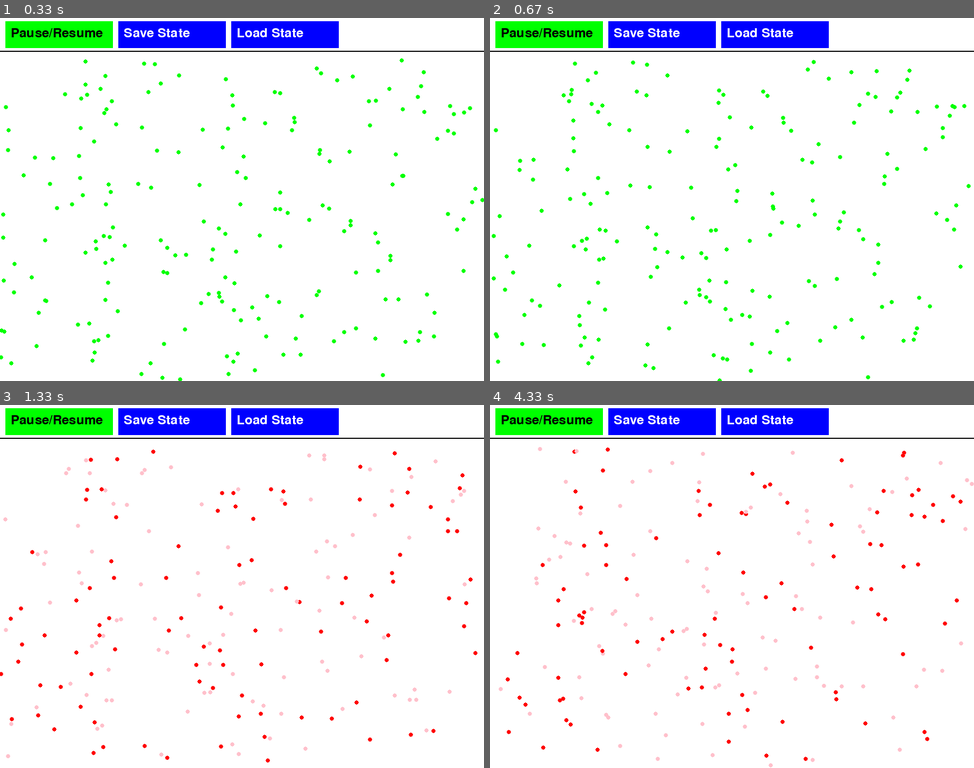
Above: before the commit, frames 1-4 (two rows, left to right).
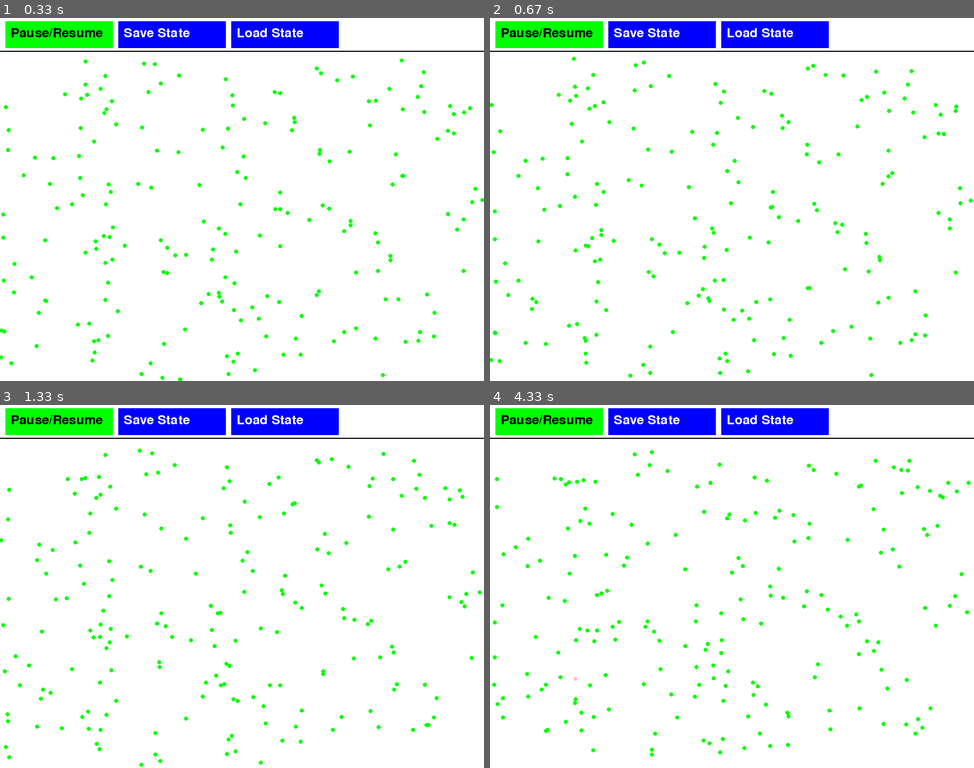
Above: after the commit, the same moments.

Repository: pryncypalka/TO_LAB3
Game: pygame game, started from main.py
The game is run twice, just before and just after one commit, with the same random seed, the same clock (stepped at 60 frames per second) and the same inputs.
Inputs:
- Up to frame 1 (0.33 s): no input
- Up to frame 2 (0.67 s): click "Pause/Resume" at 0.4 s
- Up to frame 3 (1.33 s): no input
- Up to frame 4 (4.33 s): no input

Frame 1 is identical in both runs. In frame 2, 2.5% of the frame differs, in the area x 0-100%, y 10-100%; in frame 3, 2.8%; in frame 4, 2.9%, in the area x 0-100%, y 11-100%.

Commit message:
infection work

Diff:
--- a/health_states/HasSymptoms.py
+++ b/health_states/HasSymptoms.py
@@ -2,10 +2,19 @@
 
 
 class HasSymptoms(StateIndividual):
+
+    def __init__(self):
+        self._points = 0
+
     def handle_health_check(self):
         print("Jednostka ma objawy choroby.")
 
     def get_color(self):
         return (255, 0, 0)
-    def get_name(self):
-        return "HasSymptoms"
+
+
+    def increment_points(self):
+        self._points += 1
+
+    def get_points(self):
+        return self._points
--- a/health_states/NoSymptoms.py
+++ b/health_states/NoSymptoms.py
@@ -2,11 +2,17 @@
 
 
 class NoSymptoms(StateIndividual):
+
+    def __init__(self):
+        self._points = 0
     def handle_health_check(self):
         print("Jednostka nie ma objawów choroby.")
 
     def get_color(self):
         return (255, 192, 203)
 
-    def get_name(self):
-        return "NoSymptoms"
+    def increment_points(self):
+        self._points += 1
+
+    def get_points(self):
+        return self._points
--- a/individuals/Population.py
+++ b/individuals/Population.py
@@ -8,7 +8,7 @@
         self._individuals = []
         self.height = self.config.n * self.config.pixels_per_meters
         self.width = self.config.m * self.config.pixels_per_meters
-        self.generate_individuals(self.config.initial_population_size)
+        self.generate_individuals(self.config.initial_population_size, self.config.initial_rate_symptom, self.config.initial_rate_no_symptom, self.config.initial_rate_resistant)
 
     @classmethod
     def set_config(cls, config):
--- a/infection_process/Infection.py
+++ b/infection_process/Infection.py
@@ -5,11 +5,19 @@
 class Infection:
     config = None
 
+
     def __init__(self):
         pass
     @classmethod
     def set_config(cls, config):
         cls.config = config
+
+    def get_resistant(self, list_potencial_resistant):
+        for symptom in list_potencial_resistant:
+            symptom.get_health_state().increment_points()
+            if symptom.get_health_state().get_points() >= (random.randint(20, 30) * self.config.frames_per_second):
+                symptom.set_health_state(Resistant.Resistant())
+
 
     def check_distance(self, individual1, individual2):
         distance = ((individual1.get_x() - individual2.get_x()) ** 2 + (
@@ -26,32 +34,52 @@
             individual.set_health_state(NoSymptoms.NoSymptoms())
 
     def infect(self, population):
+        list_no_symptoms = []
+        list_has_symptoms = []
+        list_healthy = []
+        list_resistant = []
+
         for i in population.get_individuals():
-            # if isinstance(i.get_health_state(), NoSymptoms.NoSymptoms):
-            #     self.list_no_symptoms.append(i)
-            # elif isinstance(i.get_health_state(), HasSymptoms.HasSymptoms):
-            #     self.list_has_symptoms.append(i)
-            # elif isinstance(i.get_health_state(), Healthy.Healthy):
-            #     self.list_healthy.append(i)
-            # else:
-            #     self.list_resistant.append(i)
+            if isinstance(i.get_health_state(), NoSymptoms.NoSymptoms):
+                list_no_symptoms.append(i)
+            elif isinstance(i.get_health_state(), HasSymptoms.HasSymptoms):
+                list_has_symptoms.append(i)
+            elif isinstance(i.get_health_state(), Healthy.Healthy):
+                list_healthy.append(i)
+            else:
+                list_resistant.append(i)
 
-            if isinstance(i.get_health_state(), Healthy.Healthy):
-                for other in population.get_individuals():
-                    if self.check_distance(i, other) and i != other and isinstance(other.get_health_state(), HasSymptoms.HasSymptoms):
-                        self.set_random_state(i)
-                        print("wywołano")
+        list_healthy_copy = list_healthy.copy()
 
 
-        # print(self.list_no_symptoms)
+        for k in list_no_symptoms:
+            for l in list_healthy:
+                if self.check_distance(k, l) and isinstance(l.get_health_state(), Healthy.Healthy):
+                    l.get_health_state().increment_points_no_symptoms()
+                    list_healthy.remove(l)
 
-        # for k in self.list_no_symptoms:
-        #     for l in self.list_healthy:
-        #         if self.check_distance(k , l):
-        #             pass
+                    if l.get_health_state().get_points_no_symptoms() >= self.config.infection_points:
+                        l.get_health_state().reset_points_no_symptoms()
+                        if random.random() < 0.5:
+                            self.set_random_state(l)
 
-                #     j.get_health_state().increment_infection_progress()
-                #     if j.get_health_state().get_infection_progress() >= self.config.infection_points:
-                #         self.set_random_state(j)
-                # else:
-                #     j.get_health_state().reset_infection_progress()
+        for heal in list_healthy:
+            if isinstance(heal.get_health_state(), Healthy.Healthy):
+                heal.get_health_state().reset_points_no_symptoms()
+
+        for sym in list_has_symptoms:
+            for heal in list_healthy_copy:
+                if self.check_distance(sym, heal) and isinstance(heal.get_health_state(), Healthy.Healthy):
+                    heal.get_health_state().increment_points_symptoms()
+                    list_healthy_copy.remove(heal)
+
+                    if heal.get_health_state().get_points_symptoms() >= self.config.infection_points:
+                        heal.get_health_state().reset_points_symptoms()
+                        self.set_random_state(heal)
+
+        for heal in list_healthy_copy:
+            if isinstance(heal.get_health_state(), Healthy.Healthy):
+                heal.get_health_state().reset_points_symptoms()
+
+        self.get_resistant(list_no_symptoms)
+        self.get_resistant(list_has_symptoms)
--- a/py_game_simulation/AppConfig.py
+++ b/py_game_simulation/AppConfig.py
@@ -9,15 +9,23 @@
         # Parametry symulacji
         self.n = 20  # liczba wierszy obszaru
         self.m = 30  # liczba kolumn obszaru
-        self.speed_limit = 5  # górny limit szybkości
+        self.speed_limit = 2.5  # górny limit szybkości
         self.initial_population_size = 200
         self.pixels_per_meters = 30
         self.frames_per_second = 25
         self.gap_for_buttons = 80
 
-        self.rate_symptom = 0.1
-        self.rate_no_symptom = 0.1
+        self.rate_symptom = 0.08
+        self.rate_no_symptom = 0.02
+        #2 przypadek 0.1
         self.rate_resistant = 0.0
 
-        self.infection_radius = 3 * self.pixels_per_meters
+        self.infection_radius = 2 * self.pixels_per_meters
         self.infection_points = 3 * self.frames_per_second
+
+        self.initial_rate_symptom = 0.0
+        self.initial_rate_no_symptom = 0.0
+
+
+        #2 przypadek 0.1
+        self.initial_rate_resistant = 0.0
--- a/py_game_simulation/PyGameSimulation.py
+++ b/py_game_simulation/PyGameSimulation.py
@@ -83,7 +83,7 @@
 
 
     def run(self):
-        frame_count = 0
+
         running = True
         self.simulation_paused = True
         while running:
